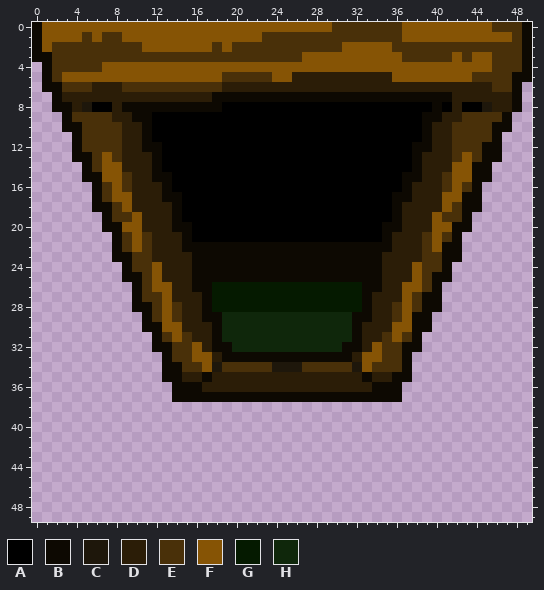
Edited in one commit: pixel-art sprite (assets/topDoor.png). This is how it looked before the edit.
The file is 50x50 pixels. Colours within 5 levels of each other are drawn and written as one.
Palette (. is transparent): A #000000  B #0d0902  C #1e170b  D #2b1d07  E #493009  F #865405  G #051a00  H #0f270b
Pixels before (only the part around the change), first column x 0:
 0 BFFFFFFFFFFFFFFFFFFFFFFFFFFFFFEEEEEEEFFFFFFFFFEEEB
 1 BFFFFEFEEFFFFFFFFFFFFFFEEEEEEEEEEEEEEFFFFFFFFFFFEB
 2 BFEEEEEEEEEFFFFFFFEFEEEEEEEEEEEFFFFFEEEEEEEEEEEEEB
 3 BBEEEEEEEEEEEEEEEEEEEEEEEEEFFFFFFFFFFEEEEEFEFFEEEB
 4 .BEEEEEFFFFFFFFFFFFFFFFFFFFFFFFFFFFFFFFFFFFFFFEEEB
 5 .BEFFFFFFFFFFFFFFFFEEEEEFFDDDDDDDDDDFFFFFFFFEEEEBB
 6 .BBEEEDDDEEEEEEEEEEDDDDDDDDDDDDDDDDDDDDDDDDDDDEEB.
 7 ..BDDDDDDDDDDDDDDDBBBBBBBBBBBBBBBBBBBBBBBBDDDDDDB.
 8 ..BBDCAADBBBBBBBBBBAAAAAAAAAAAAAAAAAAAAABADAACDDB.
 9 ...BEEEEDDBBAAAAAAAAAAAAAAAAAAAAAAAAAAABBDDEEEEB..
10 ...BBEEEEDDBAAAAAAAAAAAAAAAAAAAAAAAAAAABDDEEEEBB..
11 ....BEEEEDDBAAAAAAAAAAAAAAAAAAAAAAAAAAABDDEEEEB...
12 ....BEEEEDDBBAAAAAAAAAAAAAAAAAAAAAAAAABBDDEEEBB...
13 ....BBEFEDDDBAAAAAAAAAAAAAAAAAAAAAAAAABDDDEFEBB...
14 .....BEFFDDDBAAAAAAAAAAAAAAAAAAAAAAAAABDDDFFBB....
15 .....BBFFEDDBBAAAAAAAAAAAAAAAAAAAAAAABBDDEFFBB....
16 ......BEFEDDDBAAAAAAAAAAAAAAAAAAAAAAABDDDEFEB.....
17 ......BEFFDDDBBAAAAAAAAAAAAAAAAAAAAABBDDDFFBB.....
18 ......BBEFDDDDBAAAAAAAAAAAAAAAAAAAAABDDDDFEBB.....
19 .......BEEFDDDBAAAAAAAAAAAAAAAAAAAAABDDDFEEB......
20 .......BBFFDDDBBAAAAAAAAAAAAAAAAAAABBDDDFFBB......
21 ........BEFEDDDBAAAAAAAAAAAAAAAAAAABDDDEFEB.......
22 ........BEFEDDDBBBBBBBBBBBBBBBBBBBBBDDDEFBB.......
23 ........BBEEDDDDBBBBBBBBBBBBBBBBBBBDDDDEEBB.......
24 .........BEEFDDDBBBBBBBBBBBBBBBBBBBDDDFEEB........
25 .........BBEFDDDBBBBBBBBBBBBBBBBBBBDDDFEBB........
26 ..........BEFFDDBBGGGGGGGGGGGGGGGBBDDFFEB.........
27 ..........BEEFDDDBGGGGGGGGGGGGGGGBDDDFEBB.........
28 ..........BBEFEDDBGGGGGGGGGGGGGGGBDDEFEBB.........
29 ...........BEFEDDBBHHHHHHHHHHHHHBBDDEFBB..........
30 ...........BBFFDDDBHHHHHHHHHHHHHBDDDFFBB..........
31 ............BEFEDDBHHHHHHHHHHHHHBDDEFEB...........
32 ............BBEEFDBBHHHHHHHHHHHBBDFEEBB...........
33 .............BEEFFDBBBBBBBBBBBBBDFFEEB............
34 .............BBEEFCEEEEECCCEEEEECFEEEB............
35 .............BBDDBDDDDDDDDDDDDDDDBDDBB............
36 ..............BBBDDDDDDDDDDDDDDDDDBBB.............
37 ..............BBBBBBBBBBBBBBBBBBBBBBB.............
38 ..................................................
39 ..................................................
40 ..................................................
41 ..................................................
The same view after the edit:
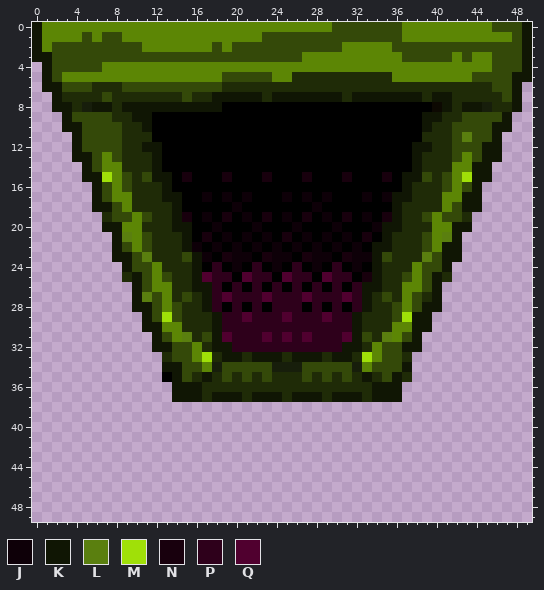
Colours new in this view: J #0e0008  K #101604  L #5a7f0f  M #a0e008  N #18000d  P #2e001b  Q #50002f
Diff:
colour C: #1e170b -> #171e0b
colour D: #2b1d07 -> #1f2b07
colour E: #493009 -> #344909
colour F: #865405 -> #5c8605
Changed rows in their new state; - is a pixel that keeps its letter.
first column x 0:
 0 K------------------------------------------------K
 1 K------------------------------------------------K
 2 K------------------------------------------------K
 3 KK-----------------------------------------------K
 4 -K-----------------------------------------------K
 5 -K----------------------------------------------KK
 6 -KK---------------------------------------------K-
 7 --K----E-------E--KKKKKDKKKKKKKDKKKKKKKDKK-----EK-
 8 --KK--KK-KKKKKKKKKK----------------------K-KK---K-
 9 ---K------KK---------------------------KK------K--
10 ---KK------K---------------------------K------KK--
11 ----K------D---------------------------D---L--K---
12 ----K------KK-------------------------KK-----KK---
13 ----KK------K-------------------------K------KK---
14 -----K------K-------------------------K-----KK----
15 -----KKM---EKK-N---N---N---N---N---N-KKE---MKK----
16 ------K------K-----------------------K------K-----
17 ------K------KK--J-J-J---J-J-J---J-JKK-----KK-----
18 ------KK------K-----J-------J-------K------KK-----
19 -------D---E--KN-J-N-J-N-J-N-J-N-J-NK--E---D------
20 -------KK-----KK--J---J---J---J---JKK-----KK------
21 --------KL-----K-N-J-J-J-N-J-J-J-N-K-----LK-------
22 --------K------KJAJAJAJAJAJAJAJAJAKK-----KK-------
23 --------KK-L---EKJANJJANJJANJJANJJKE---L-KK-------
24 ---------K------KAPAJAPAJAPAJAPAJAK------K--------
25 ---------DK--E--KQPPAQPPAQPPAQPPANK--E--KD--------
26 ----------K-----KKPAPAPAPAPAPAPAPKK-----K---------
27 ----------KL---E-KPQPPPQPPPQPPPQPK-E---DK---------
28 ----------KK-----KPAPAPAPPPAPAPAPK-----KK---------
29 -----------K-M---DKPPQPPPQPPPQPPKD---MKK----------
30 -----------KK-----KPPPPPPPPPPPPPK-----KK----------
31 ------------K--L-EKQPPPQPQPQPPPQKE-L--K-----------
32 ------------KK----KKPPPPPPPPPPPKK----KK-----------
33 -------------D---M-KKDKKKDKKKDKK-M---D------------
34 -------------KK----------------------K------------
35 -------------AKE-K-E-E-E---E-E-E-K-EKD------------
36 --------------KKK-----------------KKK-------------
37 --------------KKKDKKKDKKKDKKKDKKKDKKK-------------
Boxes around the changes in both pictures, in picture pixels (x1, y1, x2, y2):
changed: (32, 22, 532, 402)
